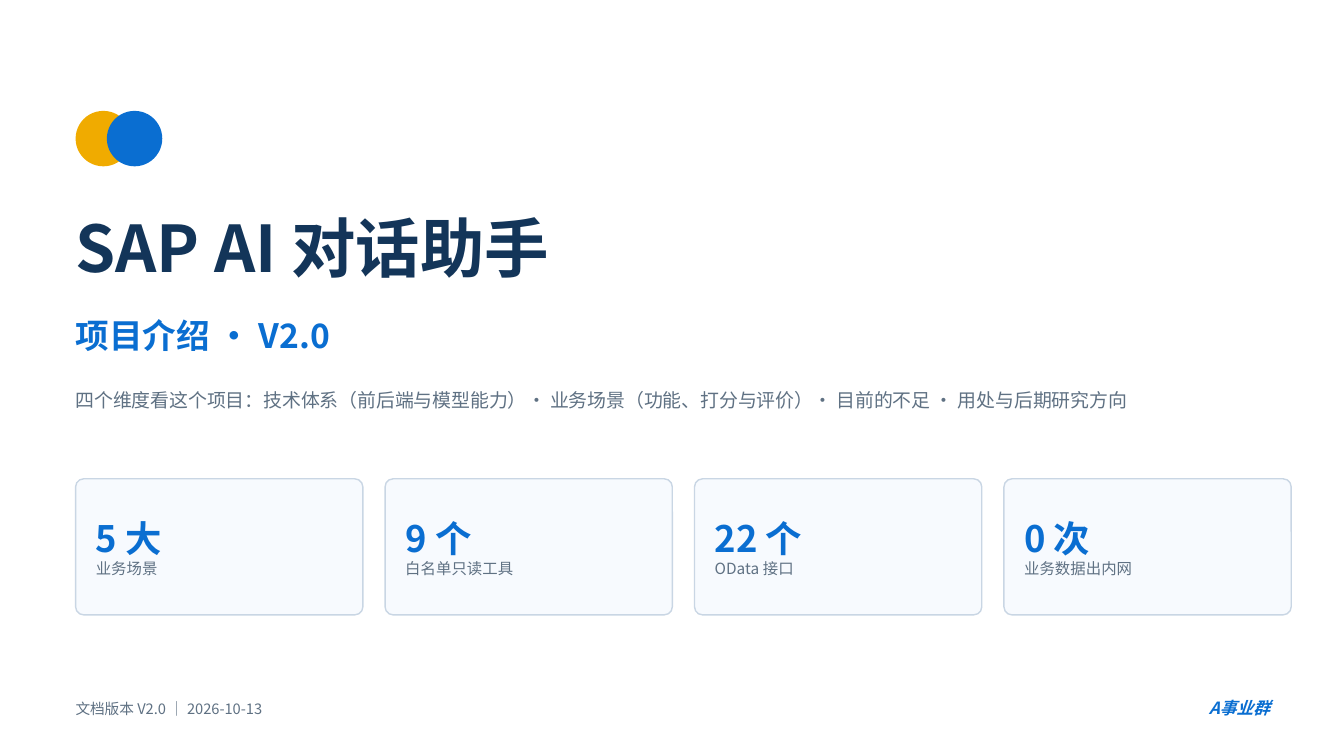
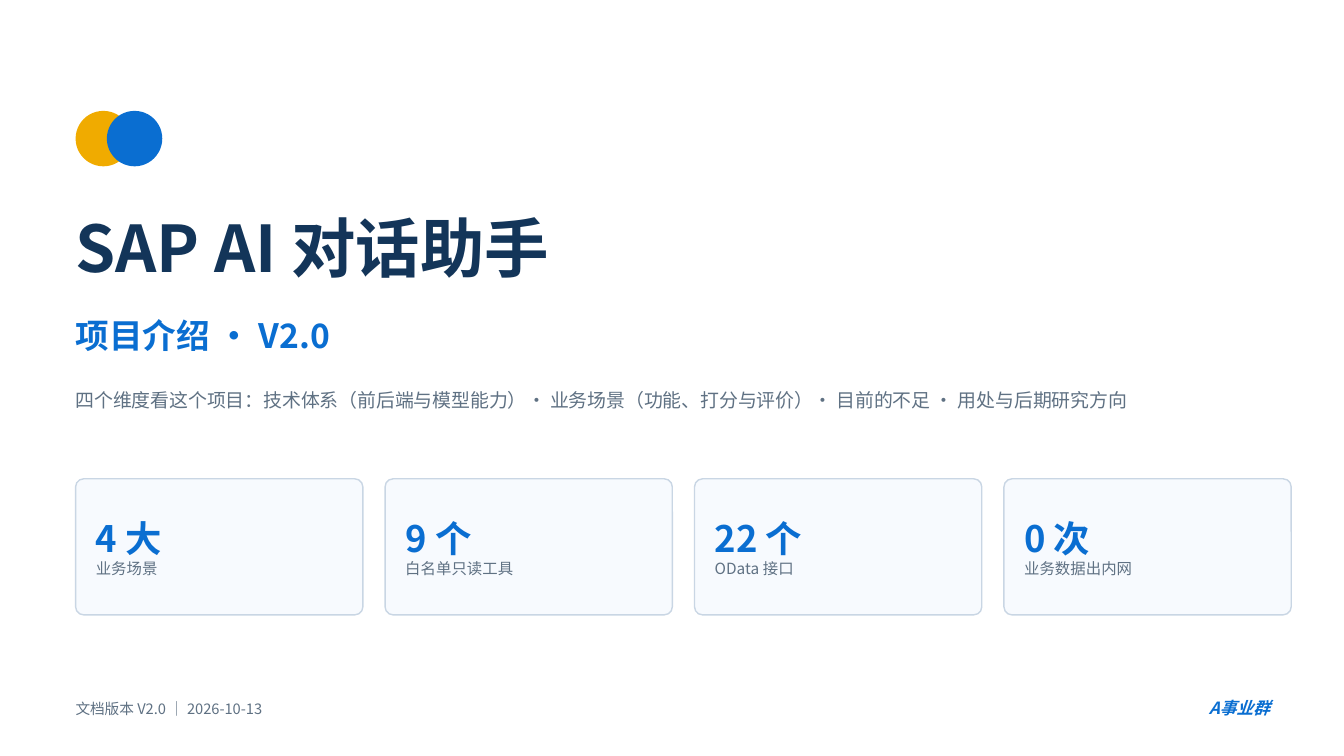
Before and after one commit to ts1424112013/sap-chat, a slide deck: slide 1 of 发布文档/SAP-AI对话助手-项目介绍-V2.0.pptx. Drawn at 1344x756 pixels with LibreOffice and Linux fonts; fonts in the diff are those of the drawing. Boxes give left, top, right and bottom in pixels: in the first picture for what was removed or moved away, otherwise in the second. Text is boxed around its words. In the diff, an @@ line names an element or a change of style, - is before the commit and + after.

```diff
--- a/发布文档/SAP-AI对话助手-项目介绍-V2.0.pptx
+++ b/发布文档/SAP-AI对话助手-项目介绍-V2.0.pptx
@@ text at (x1=96, y1=521, x2=162, y2=562): text changed @@
-5 大
+4 大
```
Also in this commit, not shown: 3 other slides changed.
